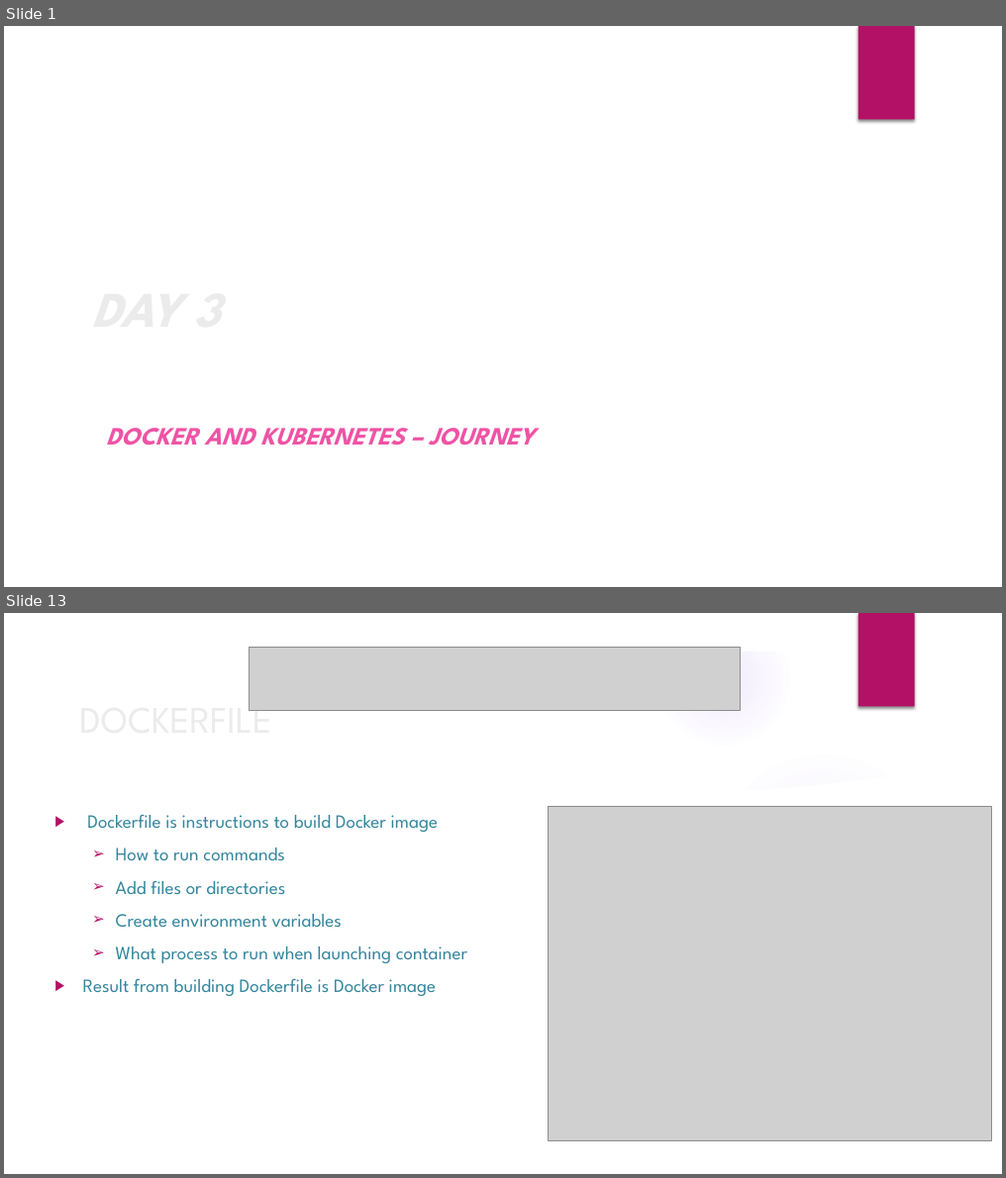
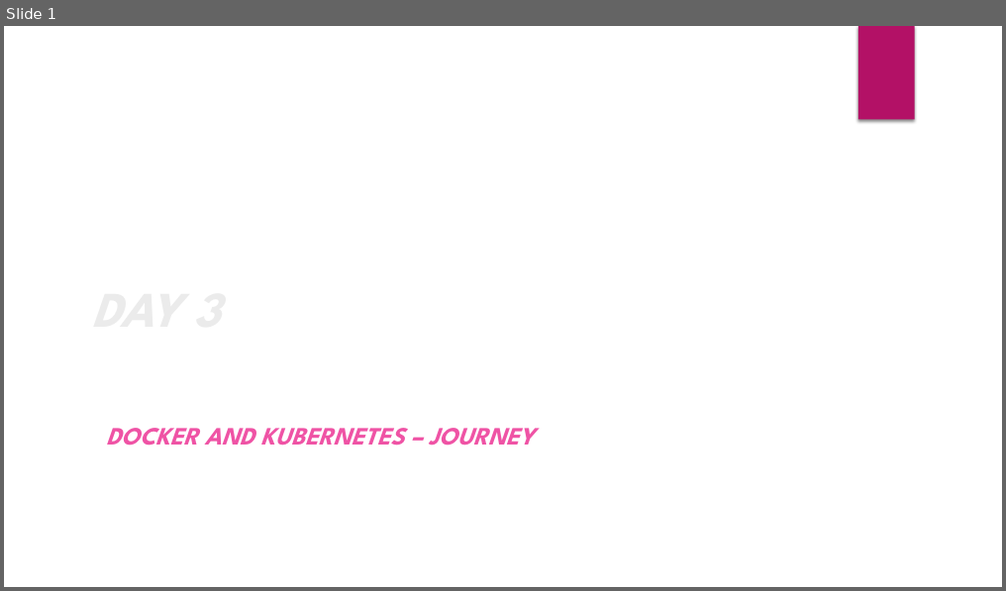
Before and after one commit to deepkumartraining/docker-k8s-April23, a slide deck: Day3/DockerAndKubernetes_Training-day3.pptx. Shown one above the other, each under a label of ours: slides 1 and 13 before the commit, slide 1 after it; the slides between them are not shown. The pictures are 1006x1178 and 1006x591 pixels, drawn with LibreOffice and Linux fonts; fonts in the diff are those of the drawing; grey boxes stand for pictures; background and template pictures are left out. Boxes give left, top, right and bottom in pixels: in the first picture for what was removed or moved away, otherwise in the second. Text is boxed around its words. In the diff, an @@ line names an element or a change of style, - is before the commit and + after.

```diff
--- a/Day3/DockerAndKubernetes_Training-day3.pptx
+++ b/Day3/DockerAndKubernetes_Training-day3.pptx
@@ slide 13 removed at (4,613,1002,1174), background picture (left out); not listed: 1 template element that a slide beside it also shows @@
@@ group removed at (4,613,1002,1174): 5 ellipses, 3 freeform shapes @@
@@ picture removed at (250,647,741,710) @@
@@ title removed at (79,695,271,711) @@
-DOCKERFILE
@@ text removed at (83,815,467,996) @@
-▶ Dockerfile is instructions to build Docker image
-  ➢ How to run commands
-  ➢ Add files or directories
-  ➢ Create environment variables
-  ➢ What process to run when launching container
-▶ Result from building Dockerfile is Docker image
@@ picture removed at (548,806,991,1141) @@
```
Also in this commit, not shown: 2 slides changed, 11 other slides removed, 3 other files.
